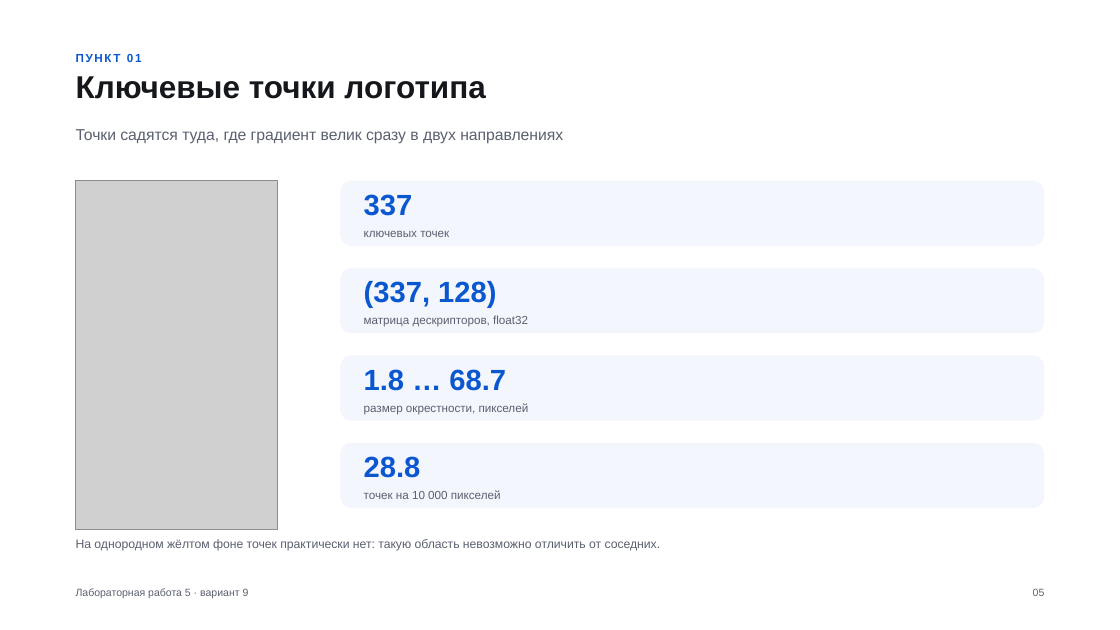
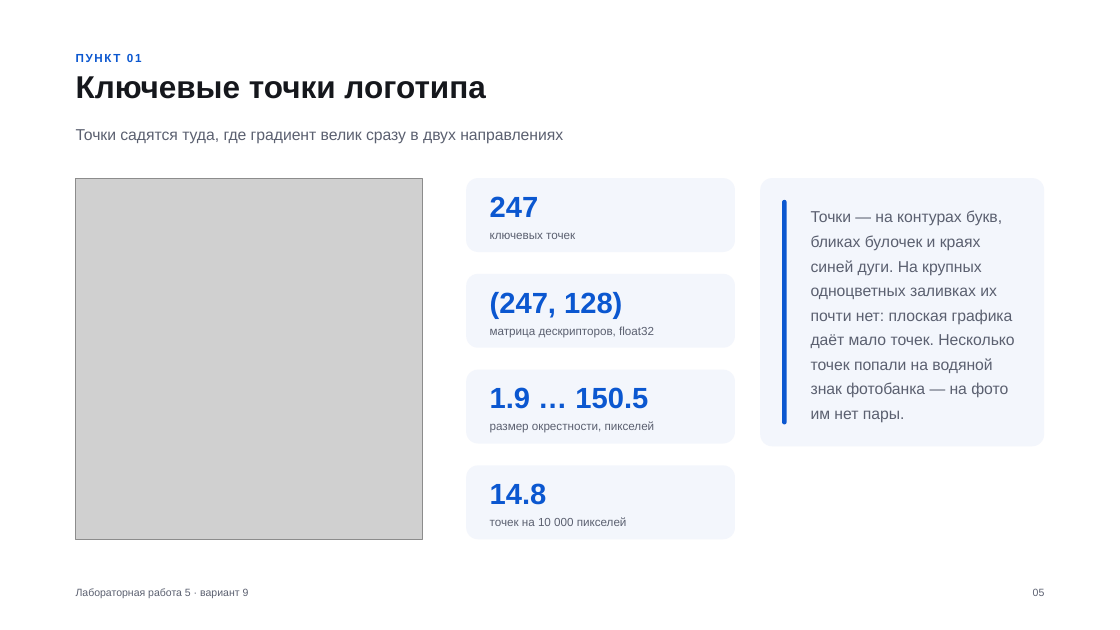
Before and after one commit to stepanshepilov/TSU_CV, a slide deck: slide 5 of lab5/Лабораторная_5_вариант_9.pptx. Drawn at 1120x630 pixels with LibreOffice and Linux fonts; fonts in the diff are those of the drawing; grey boxes stand for pictures. Boxes give left, top, right and bottom in pixels: in the first picture for what was removed or moved away, otherwise in the second. Text is boxed around its words. In the diff, an @@ line names an element or a change of style, - is before the commit and + after.

```diff
--- a/lab5/Лабораторная_5_вариант_9.pptx
+++ b/lab5/Лабораторная_5_вариант_9.pptx
@@ picture: place and size @@
-picture at (76, 181, 277, 529)
+picture at (76, 178, 422, 539)
@@ rounded rectangle: place and size @@
-rounded rectangle at (340, 181, 1044, 246)
+rounded rectangle at (466, 178, 735, 252)
@@ rounded rectangle added at (760, 178, 1044, 446), fill #F3F6FC @@
@@ text at (490, 196, 539, 217): text changed @@
-337
+247
@@ rounded rectangle added at (782, 200, 787, 424), fill #0B57D0 @@
@@ text "ключевых точек": place and size @@
-text "ключевых точек" at (364, 231, 449, 237)
+text "ключевых точек" at (490, 233, 575, 239)
@@ text added at (811, 210, 1014, 422), 13.5 pt, text #5B6070 @@
+Точки — на контурах букв, бликах булочек и краях синей дуги. На крупных одноцветных заливках их почти нет: плоская графика даёт мало точек. Несколько точек попали на водяной знак фотобанка — на фото им нет пары.
@@ rounded rectangle: place and size @@
-rounded rectangle at (340, 268, 1044, 334)
+rounded rectangle at (466, 274, 735, 348)
@@ text at (490, 292, 622, 319): text changed @@
-(337, 128)
+(247, 128)
@@ text "матрица дескрипторов, float32": place and size @@
-text "матрица дескрипторов, float32" at (364, 315, 528, 327)
+text "матрица дескрипторов, float32" at (490, 326, 654, 337)
@@ rounded rectangle: place and size @@
-rounded rectangle at (340, 355, 1044, 421)
+rounded rectangle at (466, 370, 735, 444)
@@ text at (490, 387, 648, 409): text changed @@
-1.8 … 68.7
+1.9 … 150.5
@@ text "размер окрестности, пикселей": place and size @@
-text "размер окрестности, пикселей" at (364, 403, 529, 415)
+text "размер окрестности, пикселей" at (490, 421, 655, 433)
@@ proportions changed in 4 elements at (466, 178, 735, 252), (466, 274, 735, 348), (466, 370, 735, 444), (466, 465, 735, 539) @@
@@ rounded rectangle: place and size @@
-rounded rectangle at (340, 443, 1044, 508)
+rounded rectangle at (466, 465, 735, 539)
@@ text at (490, 483, 547, 505): text changed @@
-28.8
+14.8
@@ text removed at (76, 539, 661, 551) @@
-На однородном жёлтом фоне точек практически нет: такую область невозможно отличить от соседних.
@@ text "точек на 10 000 пикселей": place and size @@
-text "точек на 10 000 пикселей" at (364, 490, 501, 499)
+text "точек на 10 000 пикселей" at (490, 517, 627, 526)
```
Also in this commit, not shown: 13 other slides changed, 2 slides added, 2 slides removed, 28 other files.
